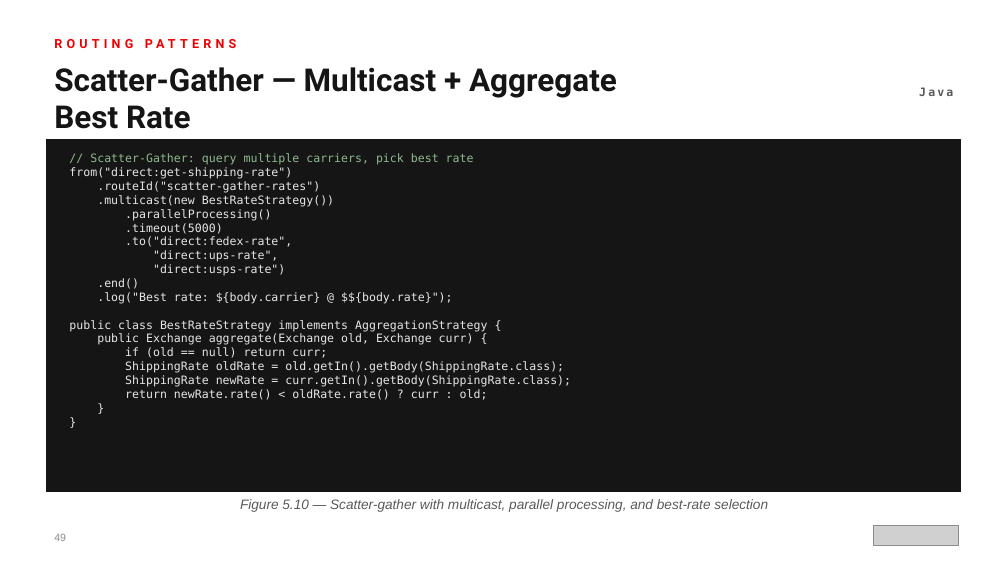
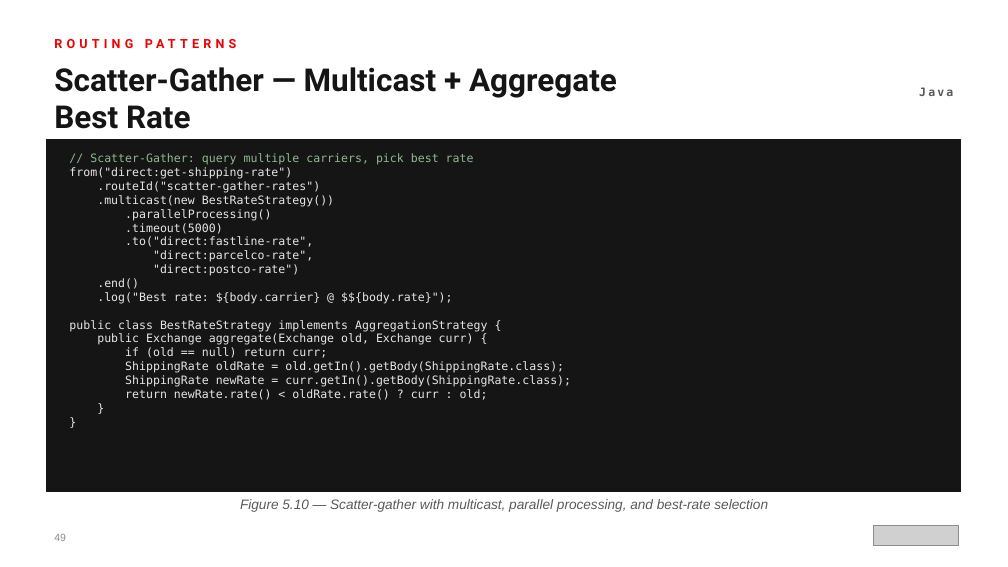
Before and after one commit to patterncatalyst/enterprise-integration-patterns-with-camel, a slide deck: slide 55 of presentations/eip-201.pptx. Drawn at 1008x567 pixels with LibreOffice and Linux fonts; fonts in the diff are those of the drawing; grey boxes stand for pictures. Boxes give left, top, right and bottom in pixels: in the first picture for what was removed or moved away, otherwise in the second. Text is boxed around its words. In the diff, an @@ line names an element or a change of style, - is before the commit and + after.

Commit message:
docs: replace real carrier names with fictional carriers (#60)
* docs: replace real carrier names with fictional carriers

FedEx -> FASTLINE, DHL -> AIRCO, UPS -> PARCELCO, USPS -> POSTCO across
chapters, examples 10 and 42, the ex-10 figure and the EIP 201 deck.
Names only; no other wording or structure changes.

* fix(41): skip CLI plugins for the integration Citrus launches

camel test run starts the route with a nested camel run, which loaded the
globally added test plugin without citrus-jbang on its classpath and failed
with NoClassDefFoundError: org/citrusframework/jbang/cli/Printer. Pass
--skip-plugins to that run; the route needs no CLI plugins.

```diff
--- a/presentations/eip-201.pptx
+++ b/presentations/eip-201.pptx
@@ text at (69,153,571,400): text changed @@
-// Scatter-Gather: query multiple carriers, pick best rate
-from("direct:get-shipping-rate")
-.routeId("scatter-gather-rates")
-.multicast(new BestRateStrategy())
-.parallelProcessing()
-.timeout(5000)
-.to("direct:fedex-rate",
-"direct:ups-rate",
-"direct:usps-rate")
-.end()
-.log("Best rate: ${body.carrier} @ $${body.rate}");
-public class BestRateStrategy implements AggregationStrategy {
-public Exchange aggregate(Exchange old, Exchange curr) {
-if (old == null) return curr;
-ShippingRate oldRate = old.getIn().getBody(ShippingRate.class);
-ShippingRate newRate = curr.getIn().getBody(ShippingRate.class);
-return newRate.rate() < oldRate.rate() ? curr : old;
-}
-}
+// Scatter-Gather: query multiple carriers, pick best rate
+from("direct:get-shipping-rate")
+.routeId("scatter-gather-rates")
+.multicast(new BestRateStrategy())
+.parallelProcessing()
+.timeout(5000)
+.to("direct:fastline-rate",
+"direct:parcelco-rate",
+"direct:postco-rate")
+.end()
+.log("Best rate: ${body.carrier} @ $${body.rate}");
+public class BestRateStrategy implements AggregationStrategy {
+public Exchange aggregate(Exchange old, Exchange curr) {
+if (old == null) return curr;
+ShippingRate oldRate = old.getIn().getBody(ShippingRate.class);
+ShippingRate newRate = curr.getIn().getBody(ShippingRate.class);
+return newRate.rate() < oldRate.rate() ? curr : old;
+}
+}
```
Also in this commit, not shown: 19 other files.
